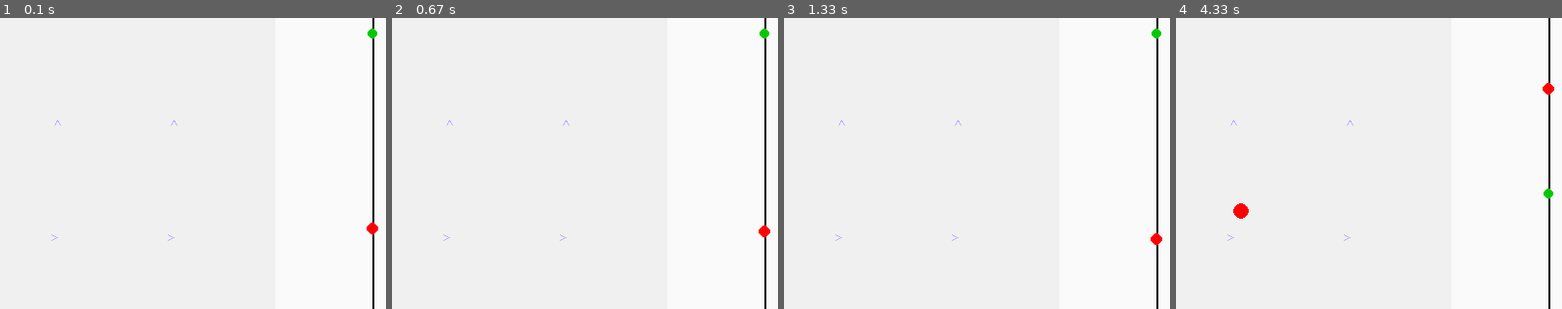
Above: before the commit, frames 1-4 (left to right).
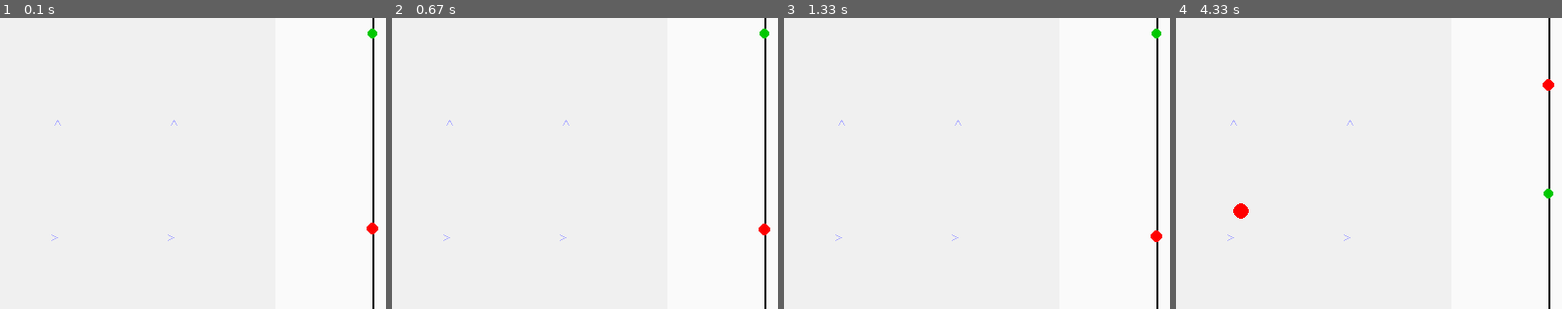
Above: after the commit, the same moments.

Repository: Project-Stratus/MachineLearning
Game: pygame game, started from ardan_temp.py
The game is run twice, just before and just after one commit, with the same random seed, the same clock (stepped at 60 frames per second) and the same inputs.
Inputs:
- Up to frame 1 (0.1 s): no input
- Up to frame 2 (0.67 s): no input
- Up to frame 3 (1.33 s): no input
- Up to frame 4 (4.33 s): no input
The pictures show only the part of the screen within x 39-89%, y 20-70%; the shares and areas given below are measured in that part.

Frame 1 is identical in both runs. In frame 2, less than 0.1% of the frame differs, in the area x 94-98%, y 70-76%; in frame 3, less than 0.1%; in frame 4, less than 0.1%, in the area x 94-98%, y 21-27%.

Commit message:
Additional randomisation to initial conditions. Explained in notes/.

Diff:
--- a/src/environments/core/constants.py
+++ b/src/environments/core/constants.py
@@ -81,5 +81,12 @@
 # ----- RESET CONSTANTS -----
 MIN_START_DISTANCE = 500.0  # Minimum distance between start and goal on reset (m)
 
+# ----- INITIAL CONDITION RANDOMISATION -----
+# Domain randomisation of initial conditions for robustness.
+# Simulates the variability a balloon experiences after reaching float altitude.
+INIT_VEL_SIGMA = 2.0       # Std dev of initial velocity perturbation (m/s)
+INIT_GAS_FRAC_RANGE = 0.05 # Max fractional deviation from neutral gas amount (±5%)
+INIT_BALLAST_LOSS_MAX = 0.5 # Max ballast (kg) that may have been spent during ascent
+
 # ----- CODE CONSTANTS -----
 SEED = 42                    # Random seed for reproducibility
--- a/src/environments/envs/balloon_3d_env.py
+++ b/src/environments/envs/balloon_3d_env.py
@@ -93,6 +93,7 @@
     P0, M_AIR, G, RHO_0,
     BALLAST_DROP, VENT_RATE,
     MIN_START_DISTANCE,
+    INIT_VEL_SIGMA, INIT_GAS_FRAC_RANGE, INIT_BALLAST_LOSS_MAX,
 )
 
 _JIT_WARMED = False  # whether numba JIT has been warmed up
@@ -383,6 +384,23 @@
                                 position=init_pos,
                                 velocity=[0.0] * real_dim,
                                 )
+
+        # --- Domain randomisation of initial conditions ---
+        # Simulates variability after reaching float altitude: turbulence,
+        # imprecise inflation, and ballast spent during ascent.
+        # 1. Initial velocity perturbation (turbulence at float arrival)
+        init_vel = self.np_random.normal(0.0, INIT_VEL_SIGMA, size=real_dim)
+        if self.dim == 2:
+            init_vel[2] = 0.0  # no vertical velocity in 2D mode
+        self._balloon.vel[:] = init_vel
+
+        # 2. Gas imbalance (±INIT_GAS_FRAC_RANGE of neutral amount)
+        gas_frac = self.np_random.uniform(-INIT_GAS_FRAC_RANGE, INIT_GAS_FRAC_RANGE)
+        self._balloon.n_gas *= (1.0 + gas_frac)
+
+        # 3. Ballast variation (some ballast may have been spent during ascent)
+        ballast_loss = self.np_random.uniform(0.0, INIT_BALLAST_LOSS_MAX)
+        self._balloon.ballast_mass = max(0.0, self._balloon.ballast_mass - ballast_loss)
 
         observation = self._get_obs()
         info = self._get_info()
Not shown, added: notes/initial_conditions.md
Not shown, changed: todo.md
